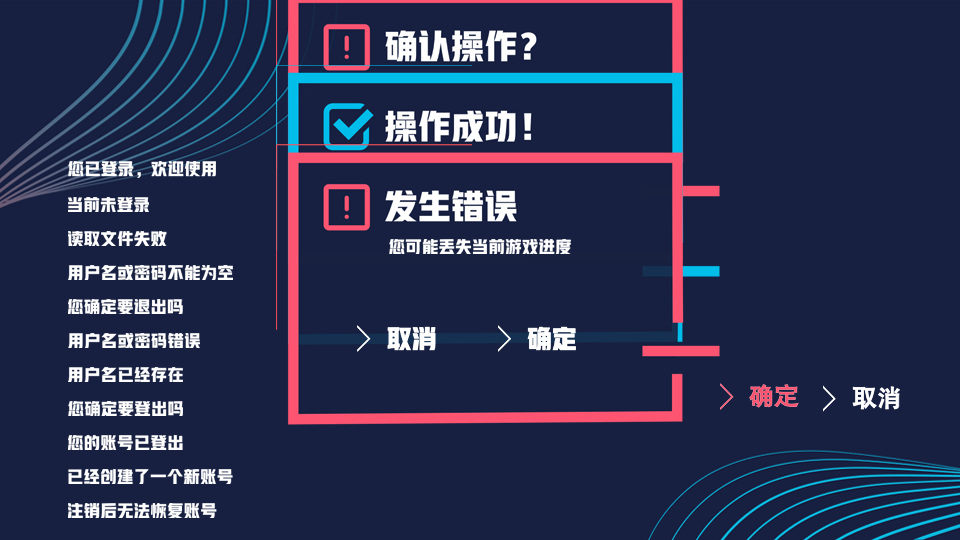
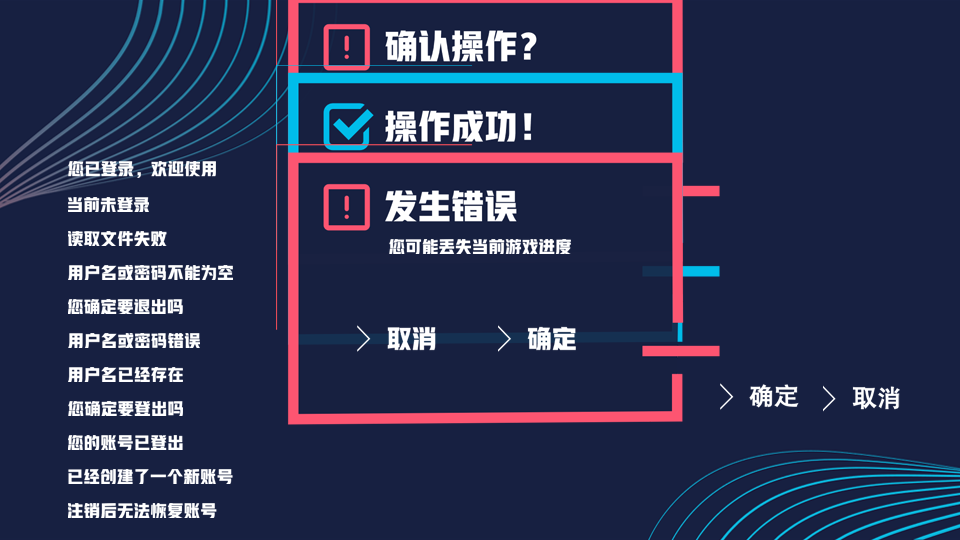
Revision of a layered 960px x 540px image; what changed, layer by layer:
hid group "变换前 拷贝" (5 layers) over [left=357, top=325, right=900, bottom=412]
